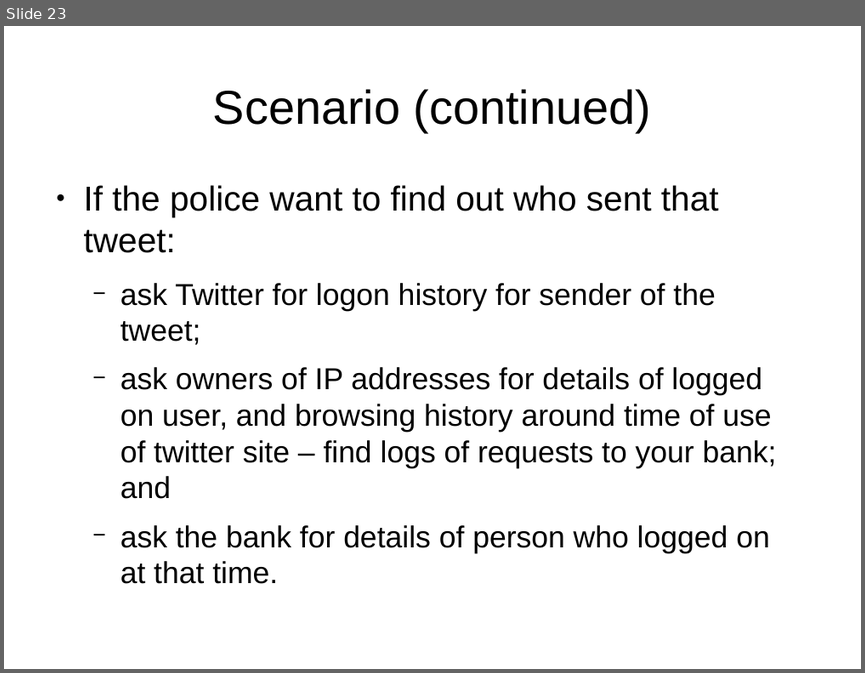
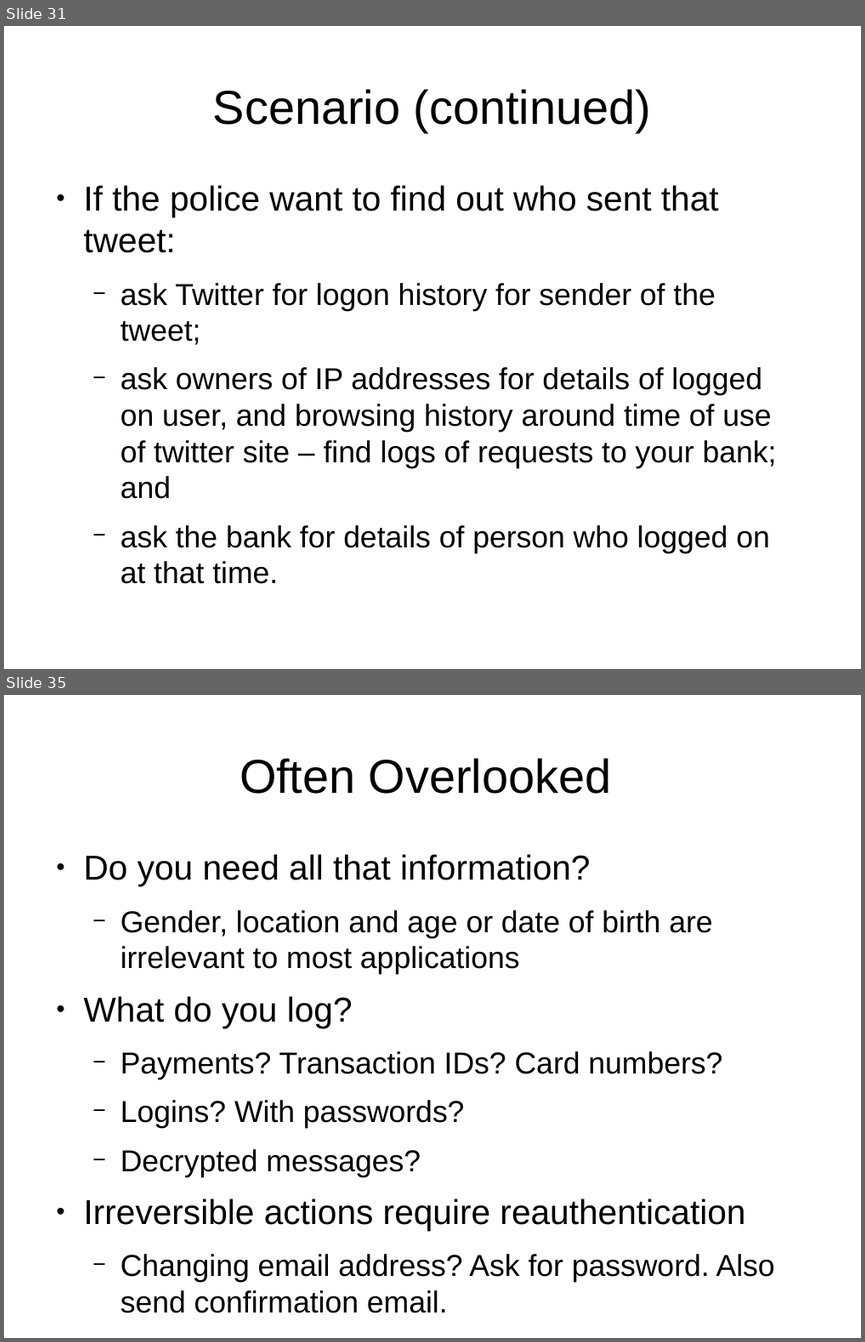
Before and after one commit to bendechrai/preso-security-privacy-anonymity, a slide deck: security-privacy-anonymity.odp. Shown one above the other, each under a label of ours: slide 23 before the commit, slides 31 and 35 after it; the slides between them are not shown. The pictures are 865x673 and 865x1342 pixels, drawn with LibreOffice and Linux fonts; fonts in the diff are those of the drawing. Boxes give left, top, right and bottom in pixels: in the first picture for what was removed or moved away, otherwise in the second. Text is boxed around its words. In the diff, an @@ line names an element or a change of style, - is before the commit and + after.

```diff
--- a/security-privacy-anonymity.odp
+++ b/security-privacy-anonymity.odp
@@ slide 35 added at <box>4,695,861,1338</box>, background #FFFFFF @@
@@ title added at <box>239,758,612,794</box>, 44 pt, text #000000 @@
+Often Overlooked
@@ text added at <box>84,854,775,1313</box>, 28 pt, text #000000 @@
+● Do you need all that information?
+  − Gender, location and age or date of birth are irrelevant to most applications
+● What do you log?
+  − Payments? Transaction IDs? Card numbers?
+  − Logins? With passwords?
+  − Decrypted messages?
+● Irreversible actions require reauthentication
+  − Changing email address? Ask for password. Also send confirmation email.
@@ what was slide 23 is now slide 31 @@
```
Also in this commit, not shown: 10 slides changed, 14 other slides added, 2 slides removed.
